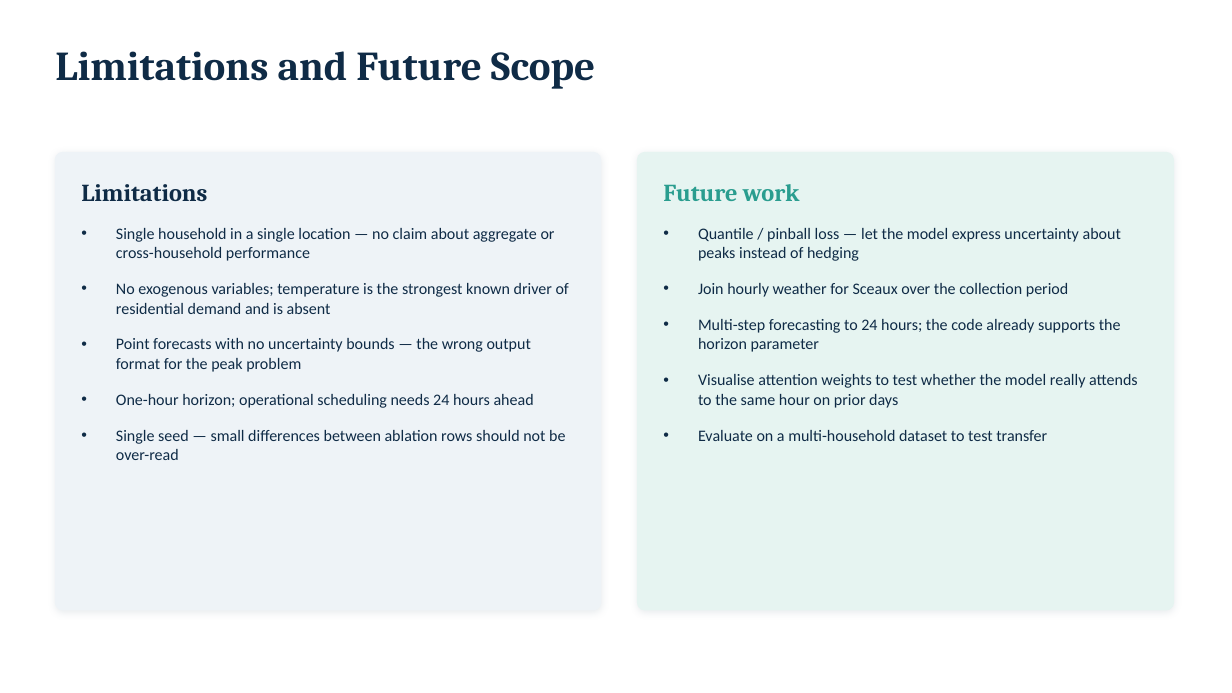
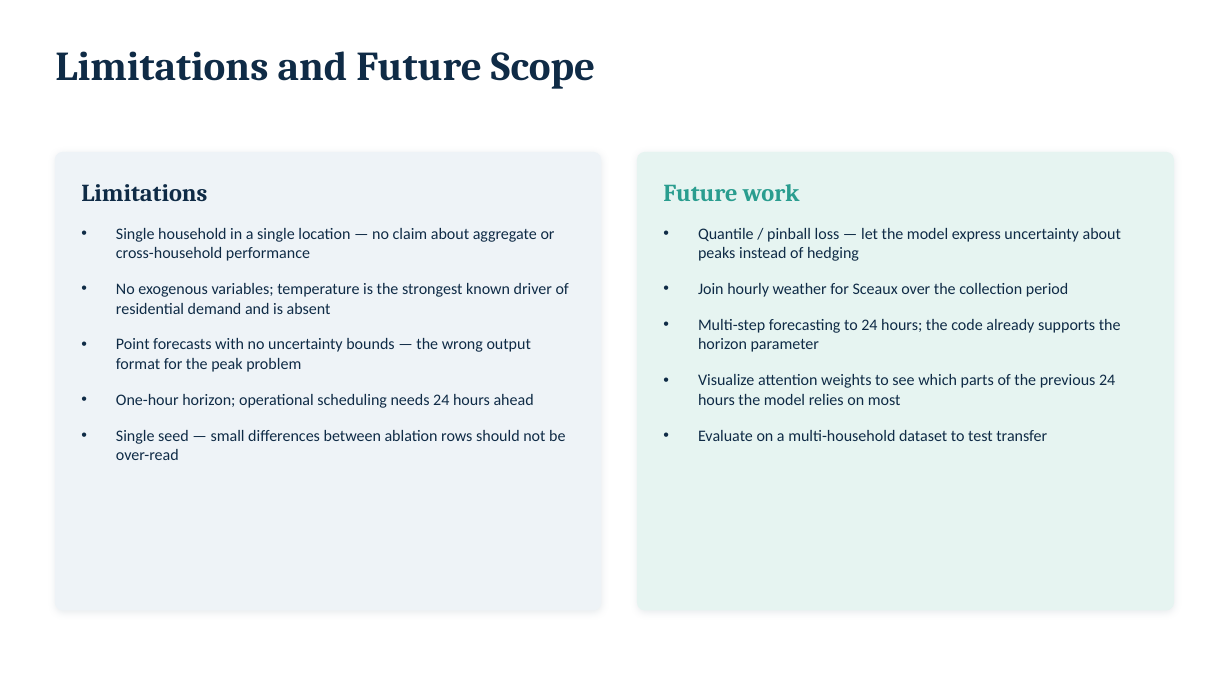
Before and after one commit to Ciaracam/612-Group-Project, a slide deck: slide 13 of presentation/MSML612_final_presentation.pptx. Drawn at 1232x693 pixels with LibreOffice and Linux fonts; fonts in the diff are those of the drawing. Boxes give left, top, right and bottom in pixels: in the first picture for what was removed or moved away, otherwise in the second. Text is boxed around its words. In the diff, an @@ line names an element or a change of style, - is before the commit and + after.

```diff
--- a/presentation/MSML612_final_presentation.pptx
+++ b/presentation/MSML612_final_presentation.pptx
@@ text at bbox=[698, 374, 1115, 405]: text changed @@
-• Visualise attention weights to test whether the model really attends to the same hour on prior days
+• Visualize attention weights to see which parts of the previous 24 hours the model relies on most
```
Also in this commit, not shown: 4 other slides changed, 11 other files.
